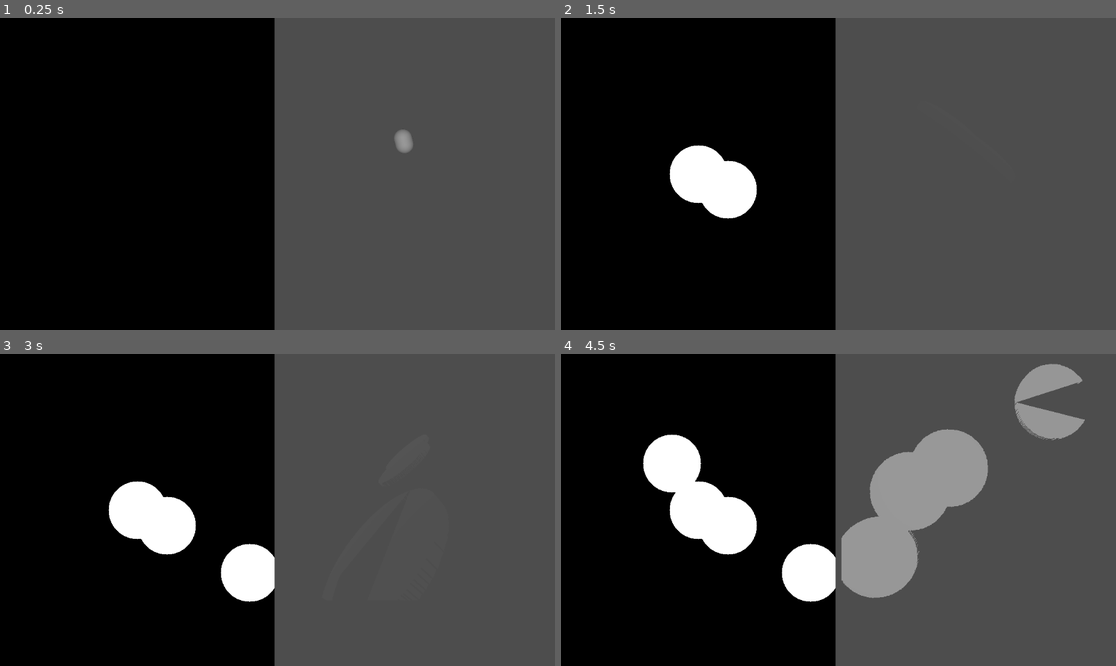
Above: before the commit, frames 1-4 (two rows, left to right).
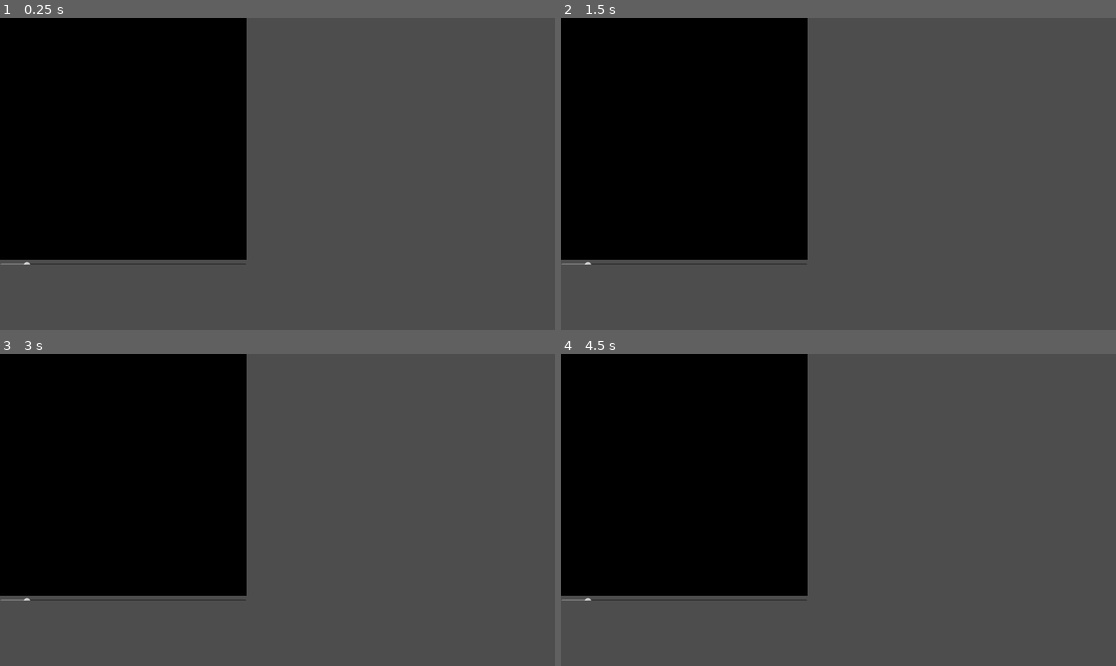
Above: after the commit, the same moments.

Repository: nvmediagithub/2d_to_3d
Game: Godot game, scene res://scenes/main.tscn
The game is run twice, just before and just after one commit, with the same random seed, the same clock (stepped at 60 frames per second) and the same inputs.
Inputs (mouse positions are in pixels of both pictures, inside the frame that each line leads up to):
- Up to frame 1 (0.25 s): no input
- Up to frame 2 (1.5 s): move the mouse to (699, 174) at 0.52 s; click (699, 174) at 0.67 s; move the mouse to (727, 189) at 1.27 s; click (727, 189) at 1.42 s
- Up to frame 3 (3 s): move the mouse to (333, 441) at 2.02 s; click (333, 441) at 2.17 s; move the mouse to (249, 572) at 2.77 s; click (249, 572) at 2.92 s
- Up to frame 4 (4.5 s): move the mouse to (1005, 556) at 3.52 s; click (1005, 556) at 3.67 s; move the mouse to (672, 463) at 4.27 s; click (672, 463) at 4.42 s

The runs differ from the first frame. In frame 1, 15% of the frame differs, in the area x 0-75%, y 0-100%; in frame 2, 18%; in frame 3, 18%; in frame 4, 29%, in the area x 0-95%, y 0-100%.

Commit message:
refactor

Diff:
--- a/scenes/drawing_canvas/drawing_canvas.gd
+++ b/scenes/drawing_canvas/drawing_canvas.gd
@@ -1 +1,76 @@
-extends Node
+extends Control
+
+@onready var texture_rect: TextureRect = $VBoxContainer/TextureRect
+@onready var slider: HSlider = $VBoxContainer/LineThicknessSlider
+var image: Image
+var image_texture: ImageTexture
+
+var is_drawing: bool = false
+var previous_pos: Vector2
+var line_thickness: int = 4
+
+func _ready():
+	image = Image.create(512, 512, false, Image.FORMAT_RGB8)
+	image.fill(Color.BLACK)
+	image_texture = ImageTexture.create_from_image(image)
+	texture_rect.texture = image_texture
+	slider.value = line_thickness
+
+func _input(event):
+	if event is InputEventMouseButton and event.button_index == MOUSE_BUTTON_LEFT:
+		var local_pos = texture_rect.get_local_mouse_position()
+		if event.pressed:
+			is_drawing = true
+			previous_pos = local_pos
+		else:
+			is_drawing = false
+	elif event is InputEventMouseMotion and is_drawing:
+		var local_pos = texture_rect.get_local_mouse_position()
+		_draw_line(previous_pos, local_pos)
+		previous_pos = local_pos
+
+func _draw_line(from_pos: Vector2, to_pos: Vector2):
+	var points = _bresenham_line(from_pos, to_pos)
+	for point in points:
+		_draw_circle(point, line_thickness)
+	image_texture.update(image)
+
+func _bresenham_line(start: Vector2, end: Vector2) -> Array:
+	var points = []
+	var x0 = int(start.x)
+	var y0 = int(start.y)
+	var x1 = int(end.x)
+	var y1 = int(end.y)
+	var dx = abs(x1 - x0)
+	var dy = abs(y1 - y0)
+	var sx = 1 if x0 < x1 else -1
+	var sy = 1 if y0 < y1 else -1
+	var err = dx - dy
+
+	while true:
+		points.append(Vector2(x0, y0))
+		if x0 == x1 and y0 == y1:
+			break
+		var e2 = 2 * err
+		if e2 > -dy:
+			err -= dy
+			x0 += sx
+		if e2 < dx:
+			err += dx
+			y0 += sy
+	return points
+
+func _draw_circle(center: Vector2, radius: int):
+	var x0 = int(center.x)
+	var y0 = int(center.y)
+	for y in range(-radius, radius + 1):
+		for x in range(-radius, radius + 1):
+			if x * x + y * y <= radius * radius:
+				var px = x0 + x
+				var py = y0 + y
+				if px >= 0 and px < image.get_width() and py >= 0 and py < image.get_height():
+					image.set_pixel(px, py, Color.WHITE)
+
+
+func _on_line_thickness_slider_value_changed(value):
+	line_thickness = int(value)
--- a/scenes/drawing_canvas/drawing_canvas.tscn
+++ b/scenes/drawing_canvas/drawing_canvas.tscn
@@ -2,5 +2,37 @@
 
 [ext_resource type="Script" uid="uid://cmm2i3hbfode2" path="res://scenes/drawing_canvas/drawing_canvas.gd" id="1_vodts"]
 
-[node name="DrawingCanvas" type="Node"]
+[node name="DrawingCanvas" type="Control"]
+layout_mode = 3
+anchors_preset = 15
+anchor_right = 1.0
+anchor_bottom = 1.0
+grow_horizontal = 2
+grow_vertical = 2
+size_flags_horizontal = 6
+size_flags_vertical = 6
 script = ExtResource("1_vodts")
+metadata/_edit_use_anchors_ = true
+
+[node name="VBoxContainer" type="VBoxContainer" parent="."]
+layout_mode = 1
+anchors_preset = 15
+anchor_right = 1.0
+anchor_bottom = 1.0
+grow_horizontal = 2
+grow_vertical = 2
+metadata/_edit_use_anchors_ = true
+
+[node name="TextureRect" type="TextureRect" parent="VBoxContainer"]
+layout_mode = 2
+size_flags_horizontal = 4
+size_flags_vertical = 4
+
+[node name="LineThicknessSlider" type="HSlider" parent="VBoxContainer"]
+layout_mode = 2
+size_flags_vertical = 10
+min_value = 1.0
+max_value = 32.0
+value = 4.0
+
+[connection signal="value_changed" from="VBoxContainer/LineThicknessSlider" to="." method="_on_line_thickness_slider_value_changed"]
--- /dev/null
+++ b/scenes/main.gd
@@ -0,0 +1,8 @@
+extends HSplitContainer
+
+@onready var drawing_canvas = $SubViewportContainer/SubViewport/DrawingCanvas
+@onready var model_viewer = $SubViewportContainer2/SubViewport/ModelViewer
+
+func _process(delta):
+	var image = drawing_canvas.image
+	model_viewer.update_model(image)
--- a/scenes/main.tscn
+++ b/scenes/main.tscn
@@ -1,13 +1,8 @@
-[gd_scene load_steps=5 format=3 uid="uid://camqqkyu1wvyw"]
+[gd_scene load_steps=4 format=3 uid="uid://camqqkyu1wvyw"]
 
-[ext_resource type="Script" uid="uid://c1oalqb4wmyp5" path="res://scripts/texture_rect.gd" id="1_ig7tw"]
-[ext_resource type="Script" uid="uid://c54cn1q3625qh" path="res://scripts/node_3d.gd" id="2_0xm2m"]
-
-[sub_resource type="ImageTexture" id="ImageTexture_ig7tw"]
-
-[sub_resource type="CapsuleMesh" id="CapsuleMesh_0xm2m"]
-radius = 15.0
-height = 40.0
+[ext_resource type="PackedScene" uid="uid://cpp5pbogjemgp" path="res://scenes/drawing_canvas/drawing_canvas.tscn" id="1_0wfyh"]
+[ext_resource type="Script" uid="uid://c4eua83nflixg" path="res://scenes/main.gd" id="1_sugp2"]
+[ext_resource type="PackedScene" uid="uid://dxfv32p1k1co0" path="res://scenes/model_viewer/model_viewer.tscn" id="2_sugp2"]
 
 [node name="Main" type="HSplitContainer"]
 anchors_preset = 15
@@ -17,12 +12,7 @@
 grow_vertical = 2
 size_flags_horizontal = 2
 size_flags_vertical = 0
-
-[node name="TextureRect" type="TextureRect" parent="."]
-layout_mode = 2
-size_flags_horizontal = 3
-texture = SubResource("ImageTexture_ig7tw")
-script = ExtResource("1_ig7tw")
+script = ExtResource("1_sugp2")
 
 [node name="SubViewportContainer" type="SubViewportContainer" parent="."]
 layout_mode = 2
@@ -32,14 +22,14 @@
 handle_input_locally = false
 render_target_update_mode = 4
 
-[node name="Node3D" type="Node3D" parent="SubViewportContainer/SubViewport"]
-script = ExtResource("2_0xm2m")
+[node name="DrawingCanvas" parent="SubViewportContainer/SubViewport" instance=ExtResource("1_0wfyh")]
 
-[node name="MeshInstance3D" type="MeshInstance3D" parent="SubViewportContainer/SubViewport/Node3D"]
-transform = Transform3D(0.01, 0, 0, 0, 0.01, 0, 0, 0, 0.01, 0, 0, 0)
-mesh = SubResource("CapsuleMesh_0xm2m")
+[node name="SubViewportContainer2" type="SubViewportContainer" parent="."]
+layout_mode = 2
+size_flags_horizontal = 3
 
-[node name="Camera3D" type="Camera3D" parent="SubViewportContainer/SubViewport/Node3D"]
-transform = Transform3D(1, 0, 0, 0, 1, 0, 0, 0, 1, 0, 0, 2.59404)
+[node name="SubViewport" type="SubViewport" parent="SubViewportContainer2"]
+handle_input_locally = false
+render_target_update_mode = 4
 
-[node name="DirectionalLight3D" type="DirectionalLight3D" parent="SubViewportContainer/SubViewport/Node3D"]
+[node name="ModelViewer" parent="SubViewportContainer2/SubViewport" instance=ExtResource("2_sugp2")]
--- /dev/null
+++ b/scenes/main_old.tscn
@@ -0,0 +1,45 @@
+[gd_scene load_steps=5 format=3 uid="uid://cgpevvmxlp35x"]
+
+[ext_resource type="Script" uid="uid://c1oalqb4wmyp5" path="res://scripts/texture_rect_old.gd" id="1_3vx28"]
+[ext_resource type="Script" uid="uid://c54cn1q3625qh" path="res://scripts/node_3d_old.gd" id="2_pqydv"]
+
+[sub_resource type="ImageTexture" id="ImageTexture_ig7tw"]
+
+[sub_resource type="CapsuleMesh" id="CapsuleMesh_0xm2m"]
+radius = 15.0
+height = 40.0
+
+[node name="Main" type="HSplitContainer"]
+anchors_preset = 15
+anchor_right = 1.0
+anchor_bottom = 1.0
+grow_horizontal = 2
+grow_vertical = 2
+size_flags_horizontal = 2
+size_flags_vertical = 0
+
+[node name="TextureRect" type="TextureRect" parent="."]
+layout_mode = 2
+size_flags_horizontal = 3
+texture = SubResource("ImageTexture_ig7tw")
+script = ExtResource("1_3vx28")
+
+[node name="SubViewportContainer" type="SubViewportContainer" parent="."]
+layout_mode = 2
+size_flags_horizontal = 3
+
+[node name="SubViewport" type="SubViewport" parent="SubViewportContainer"]
+handle_input_locally = false
+render_target_update_mode = 4
+
+[node name="Node3D" type="Node3D" parent="SubViewportContainer/SubViewport"]
+script = ExtResource("2_pqydv")
+
+[node name="MeshInstance3D" type="MeshInstance3D" parent="SubViewportContainer/SubViewport/Node3D"]
+transform = Transform3D(0.01, 0, 0, 0, 0.01, 0, 0, 0, 0.01, 0, 0, 0)
+mesh = SubResource("CapsuleMesh_0xm2m")
+
+[node name="Camera3D" type="Camera3D" parent="SubViewportContainer/SubViewport/Node3D"]
+transform = Transform3D(1, 0, 0, 0, 1, 0, 0, 0, 1, 0, 0, 2.59404)
+
+[node name="DirectionalLight3D" type="DirectionalLight3D" parent="SubViewportContainer/SubViewport/Node3D"]
--- a/scenes/model_viewer/model_viewer.gd
+++ b/scenes/model_viewer/model_viewer.gd
@@ -1 +1,9 @@
-extends Node
+# model_viewer.gd
+extends Node3D
+
+@onready var mesh_instance: MeshInstance3D = $MeshInstance3D
+var marching_squares = MarchingSquares.new()
+
+func update_model(image: Image):
+	var mesh = marching_squares.generate_mesh_from_image(image)
+	mesh_instance.mesh = mesh
--- a/scenes/model_viewer/model_viewer.tscn
+++ b/scenes/model_viewer/model_viewer.tscn
@@ -2,5 +2,7 @@
 
 [ext_resource type="Script" uid="uid://bxxy60g4rhp5l" path="res://scenes/model_viewer/model_viewer.gd" id="1_gyqv5"]
 
-[node name="ModelViewer" type="Node"]
+[node name="ModelViewer" type="Node3D"]
 script = ExtResource("1_gyqv5")
+
+[node name="MeshInstance3D" type="MeshInstance3D" parent="."]
--- /dev/null
+++ b/scripts/image_processor.gd
@@ -0,0 +1 @@
+extends Node
--- /dev/null
+++ b/scripts/marching_squares.gd
@@ -0,0 +1,43 @@
+# marching_squares.gd
+extends Node
+
+class_name MarchingSquares
+
+func generate_mesh_from_image(image: Image) -> ArrayMesh:
+	var mesh = ArrayMesh.new()
+	var st = SurfaceTool.new()
+	st.begin(Mesh.PRIMITIVE_TRIANGLES)
+
+	# Преобразуем изображение в массив значений
+	var width = image.get_width()
+	var height = image.get_height()
+	var threshold = 0.5  # Пороговое значение для определения границы
+
+	for y in range(height - 1):
+		for x in range(width - 1):
+			var square = []
+			for dy in range(2):
+				for dx in range(2):
+					var color = image.get_pixel(x + dx, y + dy)
+					var value = color.r  # Предполагаем, что изображение в оттенках серого
+					square.append(value > threshold)
+
+			# Определяем конфигурацию квадрата
+			var config = int(square[0]) << 3 | int(square[1]) << 2 | int(square[3]) << 1 | int(square[2])
+
+			# Добавляем треугольники в зависимости от конфигурации
+			# Здесь необходимо реализовать соответствующие случаи
+
+			# Пример для конфигурации 5
+			if config == 5:
+				var v1 = Vector3(x + 0.5, 0, y)
+				var v2 = Vector3(x, 0, y + 0.5)
+				var v3 = Vector3(x + 0.5, 0, y + 1)
+				var v4 = Vector3(x + 1, 0, y + 0.5)
+
+				st.add_triangle(v1, v2, v3)
+				st.add_triangle(v1, v3, v4)
+
+	st.generate_normals()
+	mesh = st.commit()
+	return mesh
Not shown, added: scenes/main.gd.uid
Not shown, added: scripts/image_processor.gd.uid
Not shown, added: scripts/marching_squares.gd.uid
Renamed: scripts/node_3d.gd -> scripts/node_3d_old.gd
Renamed: scripts/node_3d.gd.uid -> scripts/node_3d_old.gd.uid
Renamed: scripts/texture_rect.gd -> scripts/texture_rect_old.gd
Renamed: scripts/texture_rect.gd.uid -> scripts/texture_rect_old.gd.uid
